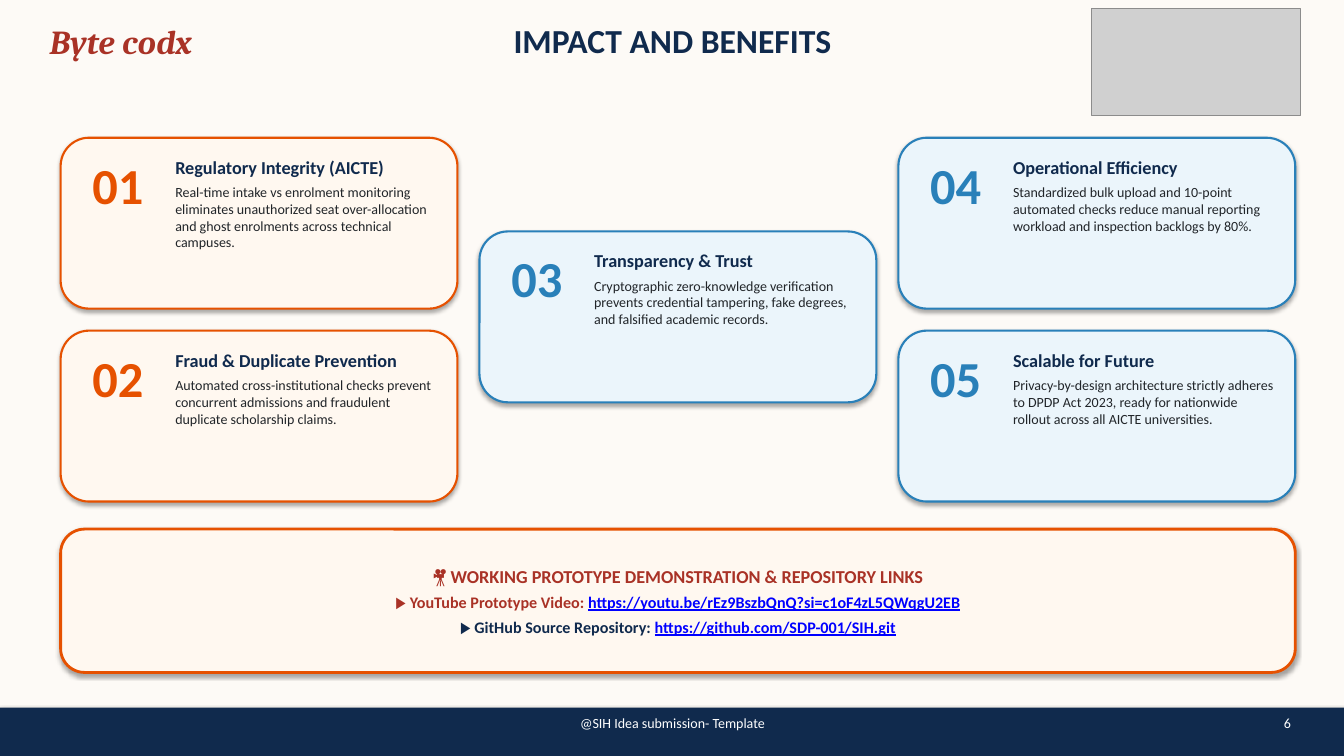
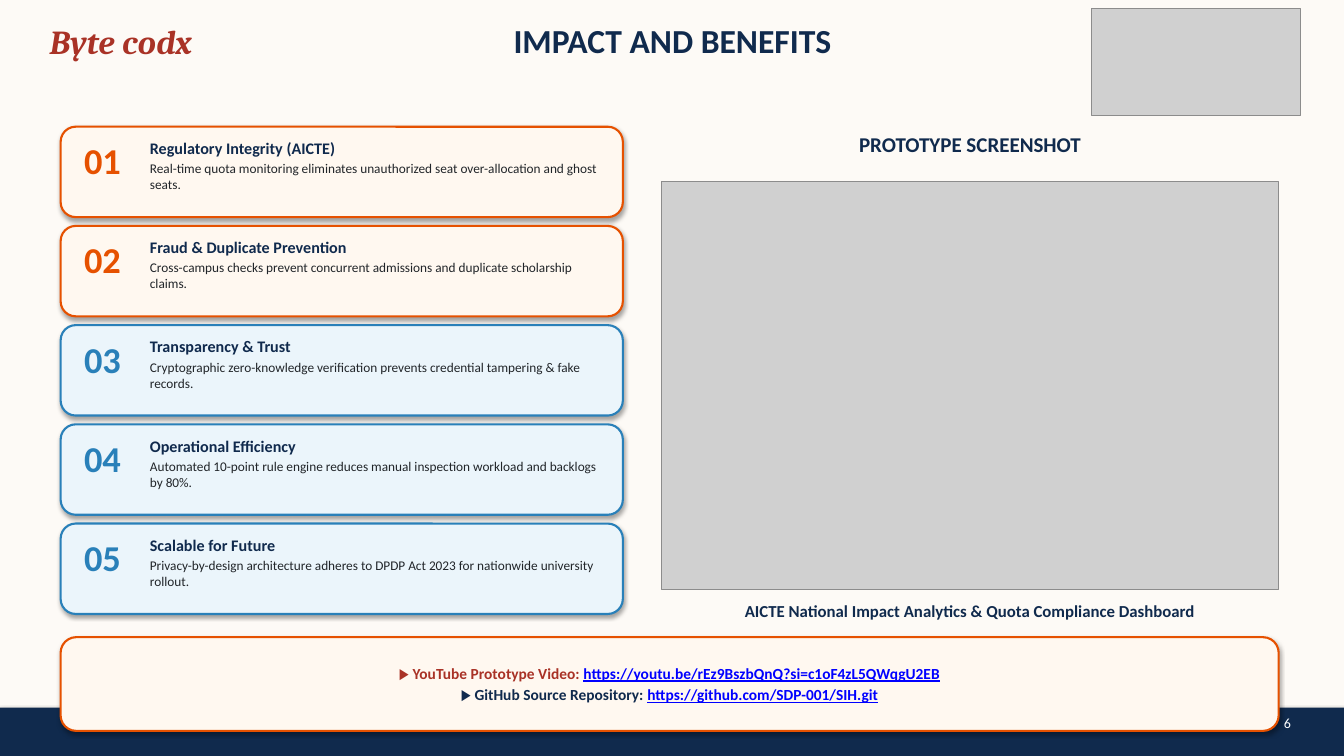
Before and after one commit to SDP-001/SIH, a slide deck: slide 6 of SIH2026-IDEA-Presentation_APAAR-Vault.pptx. Drawn at 1344x756 pixels with LibreOffice and Linux fonts; fonts in the diff are those of the drawing; grey boxes stand for pictures. Boxes give left, top, right and bottom in pixels: in the first picture for what was removed or moved away, otherwise in the second. Text is boxed around its words. In the diff, an @@ line names an element or a change of style, - is before the commit and + after.

Commit message:
docs: add prototype and architecture images across all 5 slides matching template format

```diff
--- a/SIH2026-IDEA-Presentation_APAAR-Vault.pptx
+++ b/SIH2026-IDEA-Presentation_APAAR-Vault.pptx
@@ rounded rectangle: place and size @@
-rounded rectangle at bbox=[60, 138, 458, 310]
+rounded rectangle at bbox=[60, 127, 623, 218]
@@ text "01": place and size @@
-text "01" at bbox=[92, 171, 143, 205]
+text "01" at bbox=[84, 150, 121, 175]
@@ text "Regulatory Integrity (AICTE)": place and size @@
-text "Regulatory Integrity (AICTE)" at bbox=[175, 160, 426, 250]
+text "Regulatory Integrity (AICTE)" at bbox=[150, 142, 597, 189]
@@ text at bbox=[150, 142, 336, 157]: size 13 to 11.5 pt in "Regulatory Integrity (AICTE)"; less space between paragraphs @@
@@ text added at bbox=[859, 138, 1080, 152], 15 pt, text #102A4D, bold @@
+PROTOTYPE SCREENSHOT
@@ text at bbox=[150, 163, 597, 189]: text changed; size 10 to 9.5 pt @@
-Real-time intake vs enrolment monitoring eliminates unauthorized seat over-allocation and ghost enrolments across technical campuses.
+Real-time quota monitoring eliminates unauthorized seat over-allocation and ghost seats.
@@ picture added at bbox=[661, 181, 1278, 590] @@
@@ rounded rectangle: place and size @@
-rounded rectangle at bbox=[60, 331, 458, 502]
+rounded rectangle at bbox=[60, 226, 623, 317]
@@ text "02": place and size @@
-text "02" at bbox=[92, 364, 143, 398]
+text "02" at bbox=[84, 249, 121, 274]
@@ text "Fraud & Duplicate Prevention": place and size @@
-text "Fraud & Duplicate Prevention" at bbox=[175, 354, 431, 427]
+text "Fraud & Duplicate Prevention" at bbox=[150, 241, 572, 288]
@@ text at bbox=[150, 262, 572, 288]: text changed; size 10 to 9.5 pt @@
-Automated cross-institutional checks prevent concurrent admissions and fraudulent duplicate scholarship claims.
+Cross-campus checks prevent concurrent admissions and duplicate scholarship claims.
@@ text at bbox=[150, 241, 346, 256]: size 13 to 11.5 pt in "Fraud & Duplicate Prevention"; less space between paragraphs @@
@@ rounded rectangle: place and size @@
-rounded rectangle at bbox=[480, 232, 877, 403]
+rounded rectangle at bbox=[60, 326, 623, 416]
@@ text "03": place and size @@
-text "03" at bbox=[511, 264, 562, 298]
+text "03" at bbox=[84, 349, 121, 374]
@@ text "Transparency & Trust": place and size @@
-text "Transparency & Trust" at bbox=[594, 255, 846, 324]
+text "Transparency & Trust" at bbox=[150, 341, 580, 388]
@@ text at bbox=[150, 341, 290, 355]: size 13 to 11.5 pt in "Transparency & Trust"; less space between paragraphs @@
@@ text at bbox=[150, 362, 580, 388]: text changed; size 10 to 9.5 pt @@
-Cryptographic zero-knowledge verification prevents credential tampering, fake degrees, and falsified academic records.
+Cryptographic zero-knowledge verification prevents credential tampering & fake records.
@@ rounded rectangle: place and size @@
-rounded rectangle at bbox=[898, 138, 1296, 310]
+rounded rectangle at bbox=[60, 424, 623, 515]
@@ text "04": place and size @@
-text "04" at bbox=[930, 171, 981, 205]
+text "04" at bbox=[84, 448, 121, 473]
@@ text "Operational Efficiency": place and size @@
-text "Operational Efficiency" at bbox=[1013, 161, 1260, 234]
+text "Operational Efficiency" at bbox=[150, 440, 596, 489]
@@ text at bbox=[150, 440, 296, 455]: size 13 to 11.5 pt in "Operational Efficiency"; less space between paragraphs @@
@@ text at bbox=[150, 461, 596, 489]: text changed; size 10 to 9.5 pt @@
-Standardized bulk upload and 10-point automated checks reduce manual reporting workload and inspection backlogs by 80%.
+Automated 10-point rule engine reduces manual inspection workload and backlogs by 80%.
@@ rounded rectangle: place and size @@
-rounded rectangle at bbox=[898, 331, 1296, 502]
+rounded rectangle at bbox=[60, 523, 623, 614]
@@ size 36 to 26 pt in 5 elements at bbox=[84, 150, 121, 175], bbox=[84, 249, 121, 274], bbox=[84, 349, 121, 374], bbox=[84, 448, 121, 473], bbox=[84, 547, 121, 572] @@
@@ text "05": place and size @@
-text "05" at bbox=[930, 364, 981, 398]
+text "05" at bbox=[84, 547, 121, 572]
@@ text "Scalable for Future": place and size @@
-text "Scalable for Future" at bbox=[1013, 354, 1273, 424]
+text "Scalable for Future" at bbox=[150, 539, 594, 586]
@@ text at bbox=[150, 539, 275, 551]: size 13 to 11.5 pt in "Scalable for Future"; less space between paragraphs @@
@@ text at bbox=[150, 560, 594, 586]: text changed; size 10 to 9.5 pt @@
-Privacy-by-design architecture strictly adheres to DPDP Act 2023, ready for nationwide rollout across all AICTE universities.
+Privacy-by-design architecture adheres to DPDP Act 2023 for nationwide university rollout.
@@ text in rounded rectangle at bbox=[451, 571, 923, 583]: paragraph removed @@
-🎥 WORKING PROTOTYPE DEMONSTRATION & REPOSITORY LINKS
@@ text added at bbox=[745, 605, 1195, 620], 12 pt, text #102A4D, bold @@
+AICTE National Impact Analytics & Quota Compliance Dashboard
@@ rounded rectangle "▶ YouTube Prototype Video: https://youtu.be/rEz9BszbQnQ?si=c ...": place and size @@
-rounded rectangle "▶ YouTube Prototype Video: https://youtu.be/rEz9BszbQnQ?si=c ..." at bbox=[60, 529, 1296, 673]
+rounded rectangle "▶ YouTube Prototype Video: https://youtu.be/rEz9BszbQnQ?si=c ..." at bbox=[60, 637, 1278, 731]
@@ rounded rectangle "▶ YouTube Prototype Video: https://youtu.be/rEz9BszbQnQ?si=c ..." at bbox=[60, 637, 1278, 731]: size 11.5 to 11 pt; less space between paragraphs; outline #E65100 2 pt to #E65100 1.5 pt @@
```
Also in this commit, not shown: 2 other slides changed, 5 other files.
